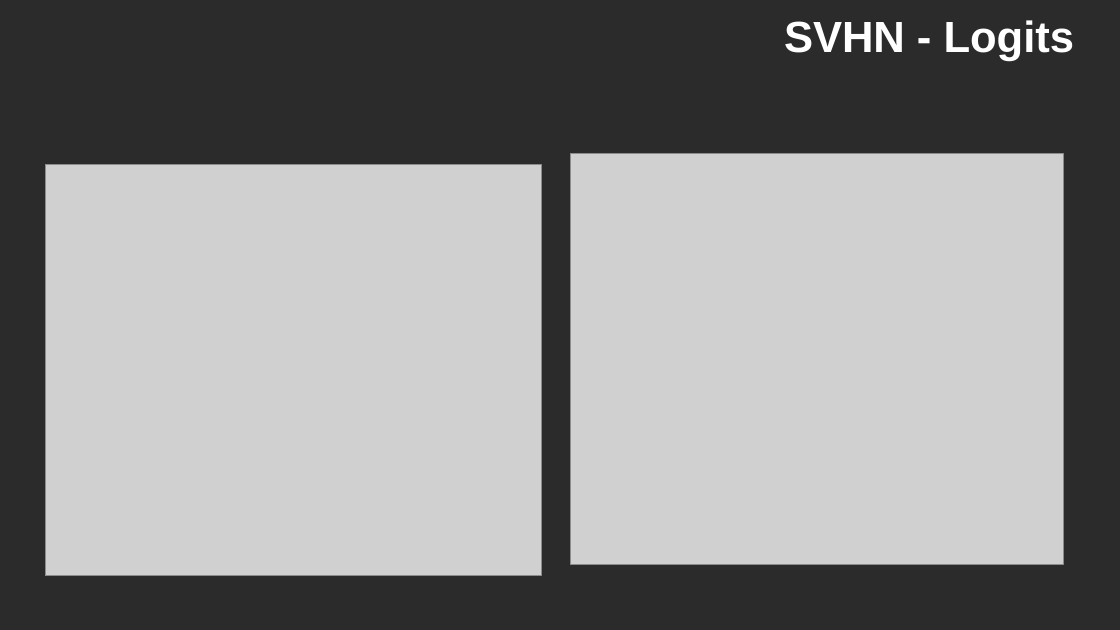
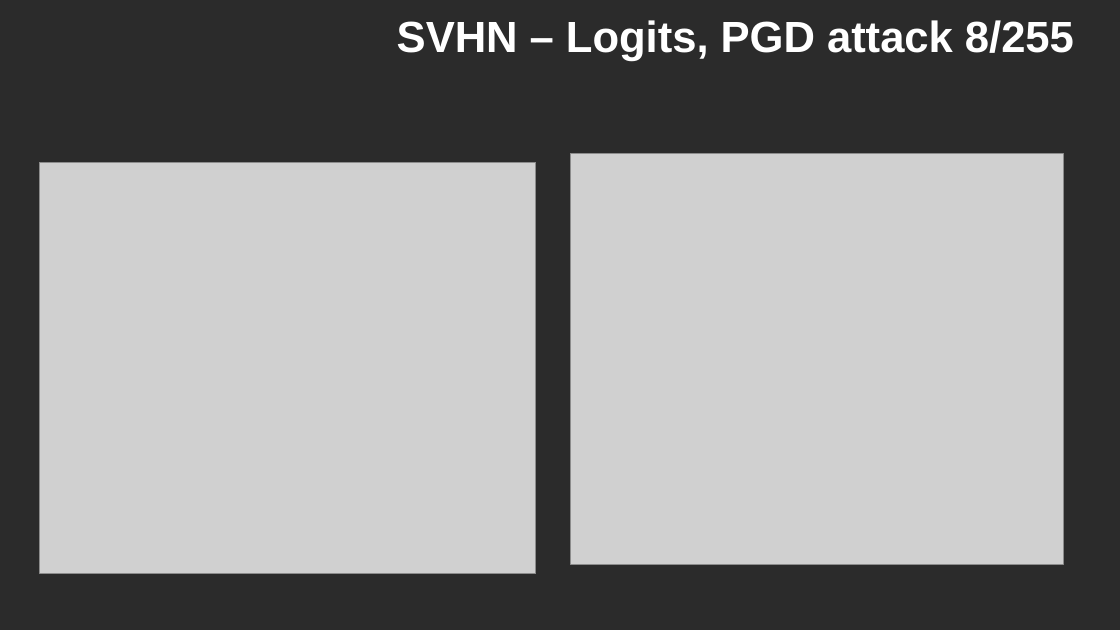
Before and after one commit to deryk96/TropicalNN, a slide deck: slide 7 of Topical Neural Networks Update - 02Nov23.pptx (slide 3 before the commit). Drawn at 1120x630 pixels with LibreOffice and Linux fonts; fonts in the diff are those of the drawing; grey boxes stand for pictures; background and template pictures are left out; a plain dark background stands for a picture behind light text. Boxes give left, top, right and bottom in pixels: in the first picture for what was removed or moved away, otherwise in the second. Text is boxed around its words. In the diff, an @@ line names an element or a change of style, - is before the commit and + after.

```diff
--- a/Topical Neural Networks Update - 02Nov23.pptx
+++ b/Topical Neural Networks Update - 02Nov23.pptx
@@ title at (x1=397, y1=20, x2=1074, y2=61): text changed @@
-SVHN - Logits
+SVHN – Logits, PGD attack 8/255
@@ picture moved from (x1=45, y1=165, x2=542, y2=576) to (x1=39, y1=162, x2=536, y2=574) @@
```
Also in this commit, not shown: 3 other slides changed, 5 slides added, 38 other files.
